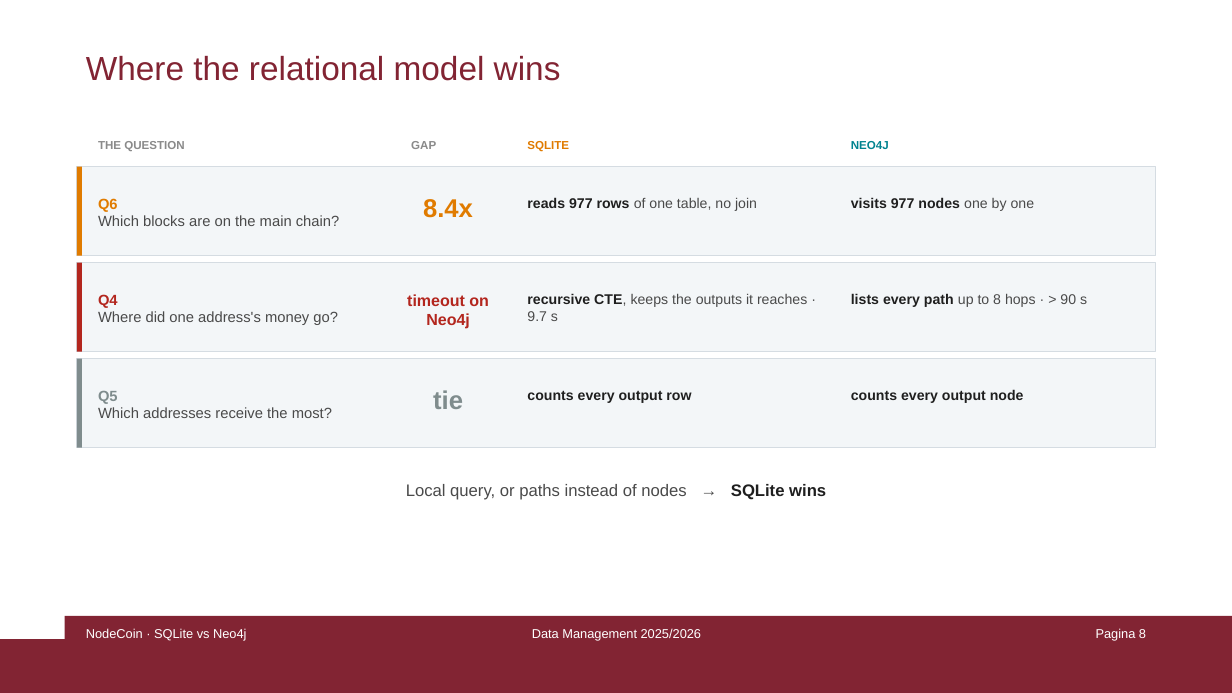
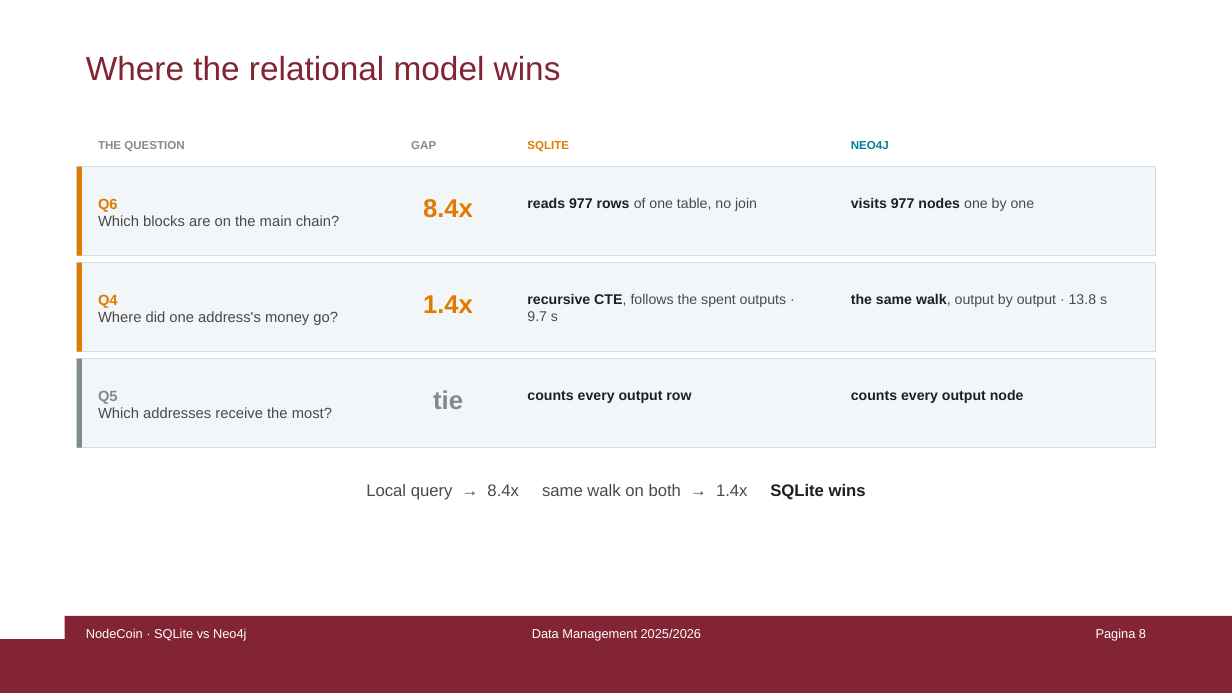
Before and after one commit to damspada/graph-relational-bitcoin-analyzer-project, a slide deck: slide 8 of presentation/NodeCoin - Damiano Spadaccini.pptx. Drawn at 1232x693 pixels with LibreOffice and Linux fonts; fonts in the diff are those of the drawing. Boxes give left, top, right and bottom in pixels: in the first picture for what was removed or moved away, otherwise in the second. Text is boxed around its words. In the diff, an @@ line names an element or a change of style, - is before the commit and + after.

```diff
--- a/presentation/NodeCoin - Damiano Spadaccini.pptx
+++ b/presentation/NodeCoin - Damiano Spadaccini.pptx
@@ rectangle at [77,262,81,351]: fill #B3261E to #E07B00 @@
@@ text at [98,294,118,308]: text colour #B3261E to #E07B00 in "Q4" @@
@@ text at [423,295,473,313]: text changed; size 12.5 to 20 pt; text colour #B3261E to #E07B00 @@
-timeout on Neo4j
+1.4x
@@ text at [527,293,786,321]: text changed @@
-recursive CTE, keeps the outputs it reaches · 9.7 s
+recursive CTE, follows the spent outputs · 9.7 s
@@ text at [851,293,1107,307]: text changed; text colour #1F1F1F to #4A4A4A; bold off @@
-lists every path up to 8 hops · > 90 s
+the same walk, output by output · 13.8 s
@@ text at [366,484,866,500]: text changed @@
-Local query, or paths instead of nodes → SQLite wins
+Local query → 8.4x same walk on both → 1.4x SQLite wins
```
Also in this commit, not shown: 3 other slides changed, 5 other files.
